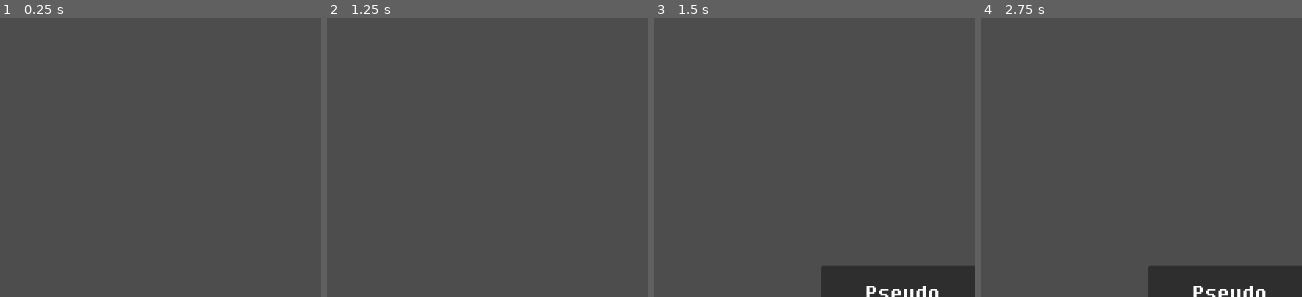
Above: before the commit, frames 1-4 (left to right).
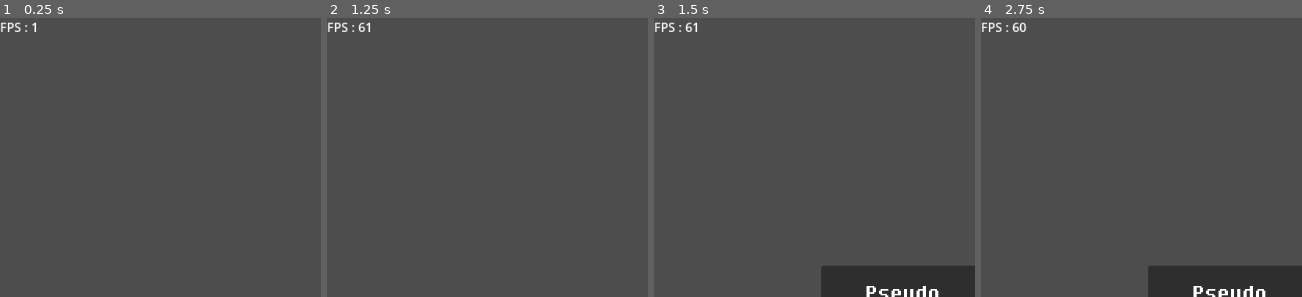
Above: after the commit, the same moments.

Repository: Mo-BiuS/Terrain3DGenTest2
Game: Godot game, scene res://Source/Main.tscn
The game is run twice, just before and just after one commit, with the same random seed, the same clock (stepped at 60 frames per second) and the same inputs.
Inputs (mouse positions are % of the whole screen's width and height, from its top left):
- Up to frame 1 (0.25 s): no input
- Up to frame 2 (1.25 s): tap Enter at 0.5 s; move the mouse to (90, 64) at 0.52 s; hold D (right) from 0.53 s (still down); hold Space (space) from 0.53 s (still down); click (90, 64) at 0.67 s
- Up to frame 3 (1.5 s): release D (right) at 1.25 s; release Space (space) at 1.25 s; click "Host" at 1.25 s
- Up to frame 4 (2.75 s): click (74, 49) at 2.02 s; type "12" at 2.1 s; click (74, 57) at 2.25 s; type "12" at 2.33 s; click (74, 65) at 2.48 s; type "12" at 2.57 s
The pictures show only the part of the screen within x 0-50%, y 0-50%; the shares and areas given below are measured in that part.

The runs differ from the first frame. In frame 1, 0.2% of the frame differs, in the area x 0-12%, y 1-6%; in frame 2, 0.2%; in frame 3, 0.2%; in frame 4, 0.2%, in the area x 0-15%, y 1-6%.

Commit message:
collision between players

Diff:
--- a/Source/Game/Game.tscn
+++ b/Source/Game/Game.tscn
@@ -31,7 +31,6 @@
 spawn_path = NodePath("..")
 
 [node name="GameUI" parent="." instance=ExtResource("7_epbpw")]
-visible = false
 
 [node name="WorldEnvironment" type="WorldEnvironment" parent="."]
 environment = SubResource("Environment_1ldod")
--- a/Source/Game/Map/Chunk/Chunk.gd
+++ b/Source/Game/Map/Chunk/Chunk.gd
@@ -82,7 +82,7 @@
 	terrainMeshInner.material_overlay = terrainMaterial
 	terrainMeshInner.mesh = surface_tool.commit()
 
-	terrainMeshInner.call_deferred("create_trimesh_collision")
+	if(newDetails == 1):terrainMeshInner.call_deferred("create_trimesh_collision")
 	call_deferred("add_child",terrainMeshInner)
 	if(oldterrainMeshInner!=null):oldterrainMeshInner.queue_free()
 
@@ -143,7 +143,7 @@
 	terrainMeshOuter.material_overlay = terrainMaterial
 	terrainMeshOuter.mesh = surface_tool.commit()
 
-	terrainMeshOuter.call_deferred("create_trimesh_collision")
+	if(newDetails == 1):terrainMeshOuter.call_deferred("create_trimesh_collision")
 	call_deferred("add_child",terrainMeshOuter)
 	if(oldterrainMeshOuter!=null):oldterrainMeshOuter.queue_free()
 
--- a/Source/Game/Map/Chunk/ChunkHandler.gd
+++ b/Source/Game/Map/Chunk/ChunkHandler.gd
@@ -39,7 +39,7 @@
 					chunk.init(s)
 					chunk.unload = false
 					chunk.loaded = false
-					add_child(chunk,true)
+					add_child(chunk)
 					loadedChunk[Vector2i(x+posX,y+posY)] = chunk
 
 				if(chunk.newDetails == 1):priorityHIGH.append(chunk)
--- a/Source/Game/Player/Player.gd
+++ b/Source/Game/Player/Player.gd
@@ -1,7 +1,7 @@
 class_name Player extends CharacterBody3D
 
 const SPEED = 24 #Normal 24
-const JUMP_VELOCITY = 32
+const JUMP_VELOCITY = 16
 
 var cPos:Vector3i
 @export var id:int = -1
--- a/Source/Game/Player/Player.tscn
+++ b/Source/Game/Player/Player.tscn
@@ -1,12 +1,9 @@
-[gd_scene load_steps=7 format=3 uid="uid://df43ms8oxtrs0"]
+[gd_scene load_steps=6 format=3 uid="uid://df43ms8oxtrs0"]
 
 [ext_resource type="Script" path="res://Source/Game/Player/Player.gd" id="1_ao6qk"]
 [ext_resource type="FontFile" uid="uid://d0aw4bklyegh8" path="res://Ressources/Font/FSEX300.ttf" id="2_s2dwd"]
 
 [sub_resource type="CapsuleMesh" id="CapsuleMesh_csh4g"]
-
-[sub_resource type="BoxMesh" id="BoxMesh_wi5j7"]
-size = Vector3(0.5, 0.5, 0.5)
 
 [sub_resource type="CapsuleShape3D" id="CapsuleShape3D_pv6x0"]
 
@@ -20,19 +17,12 @@
 
 [node name="Player" type="CharacterBody3D"]
 transform = Transform3D(1, 0, 0, 0, 1, 0, 0, 0, 1, 0, 128, 0)
-collision_layer = 2
 script = ExtResource("1_ao6qk")
 
 [node name="MeshList" type="Node3D" parent="."]
 
 [node name="MeshInstance3D" type="MeshInstance3D" parent="MeshList"]
 mesh = SubResource("CapsuleMesh_csh4g")
-skeleton = NodePath("../..")
-
-[node name="MeshInstance3D2" type="MeshInstance3D" parent="MeshList"]
-transform = Transform3D(1, 0, 0, 0, 1, 0, 0, 0, 1, 0, 0.5, -0.3)
-visible = false
-mesh = SubResource("BoxMesh_wi5j7")
 skeleton = NodePath("../..")
 
 [node name="CollisionShape3D" type="CollisionShape3D" parent="."]
--- a/Source/Game/UI/GameUI.tscn
+++ b/Source/Game/UI/GameUI.tscn
@@ -11,9 +11,11 @@
 theme_override_constants/separation = 8
 
 [node name="ChunkPosLabel" type="Label" parent="VBoxContainer"]
+visible = false
 layout_mode = 2
 
 [node name="PlayerPosLabel" type="Label" parent="VBoxContainer"]
+visible = false
 layout_mode = 2
 text = "Player pos :"
 
